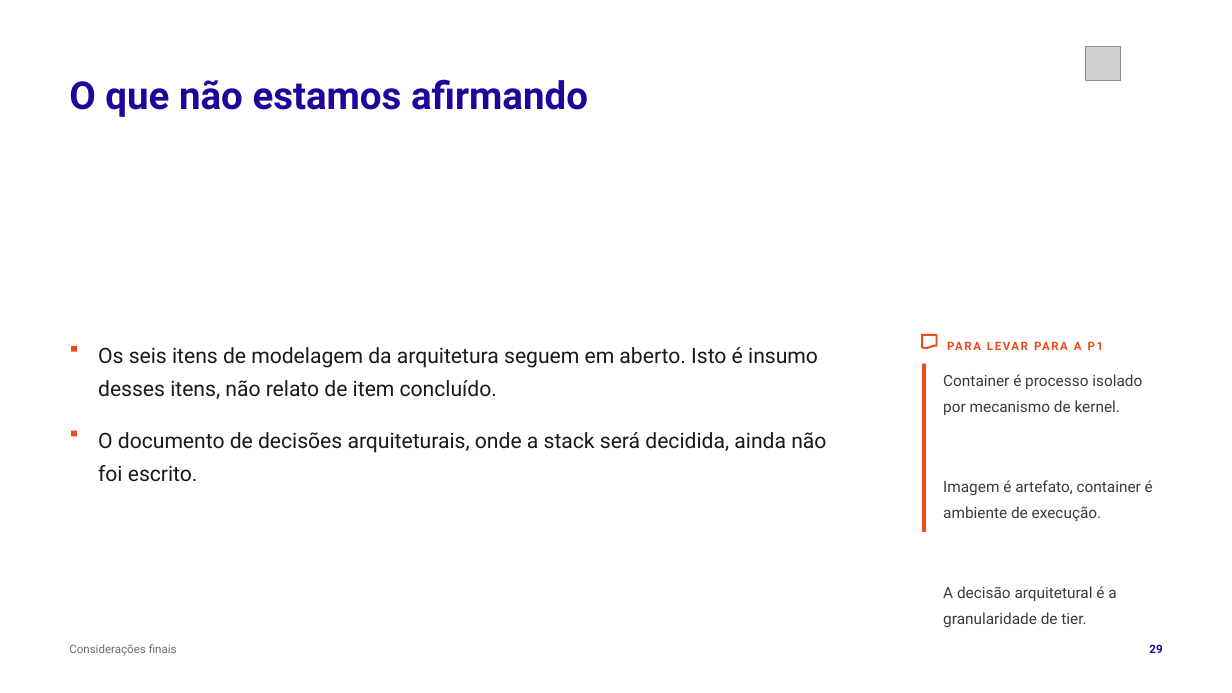
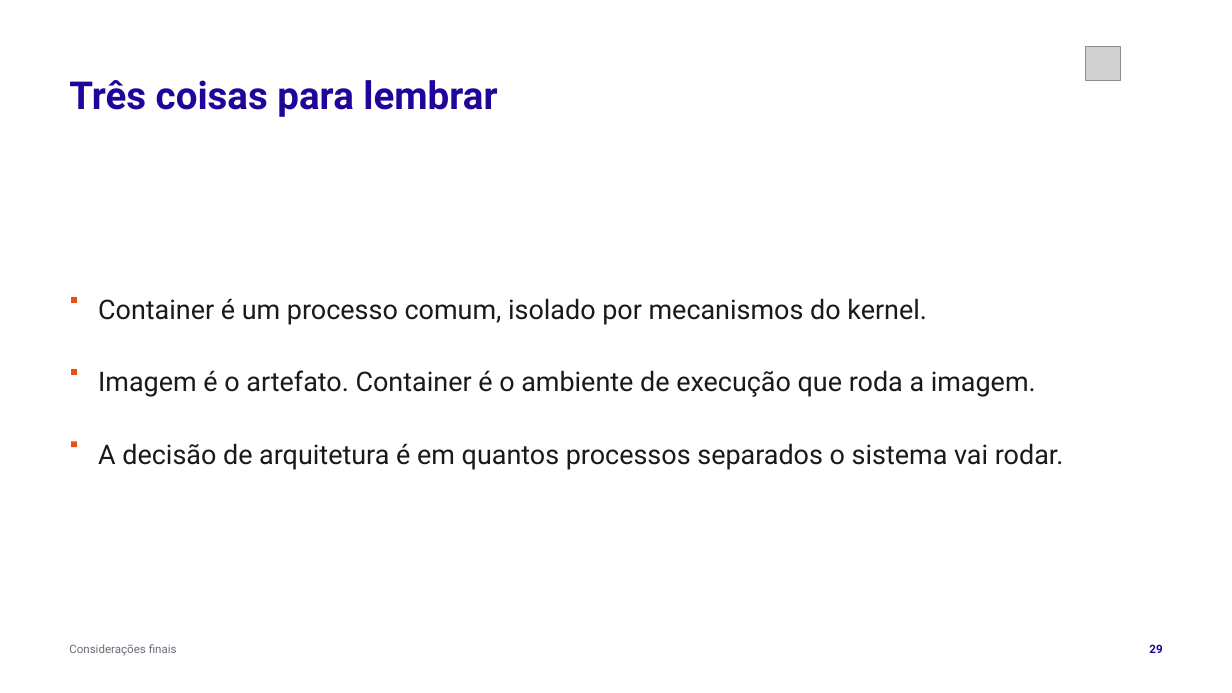
Before and after one commit to tcpassos/invite-app, a slide deck: slide 29 of trabalhos/T1-Docker-Invite-People.pptx. Drawn at 1232x693 pixels with LibreOffice and Linux fonts; fonts in the diff are those of the drawing; grey boxes stand for pictures. Boxes give left, top, right and bottom in pixels: in the first picture for what was removed or moved away, otherwise in the second. Text is boxed around its words. In the diff, an @@ line names an element or a change of style, - is before the commit and + after.

```diff
--- a/trabalhos/T1-Docker-Invite-People.pptx
+++ b/trabalhos/T1-Docker-Invite-People.pptx
@@ text at (x1=69, y1=80, x2=497, y2=117): text changed @@
-O que não estamos afirmando
+Três coisas para lembrar
@@ rectangle added at (x1=71, y1=297, x2=77, y2=302), fill #E94D1C @@
@@ text added at (x1=98, y1=298, x2=927, y2=325), 21 pt, text #1A1A1E @@
+Container é um processo comum, isolado por mecanismos do kernel.
@@ text removed at (x1=98, y1=347, x2=818, y2=399) @@
-Os seis itens de modelagem da arquitetura seguem em aberto. Isto é insumo desses itens, não relato de item concluído.
@@ flow chart document removed at (x1=922, y1=335, x2=937, y2=348) @@
@@ text removed at (x1=973, y1=341, x2=981, y2=350) @@
-PARA LEVAR PARA A P1
@@ rectangle moved from (x1=71, y1=346, x2=77, y2=351) to (x1=71, y1=370, x2=77, y2=375) @@
@@ text added at (x1=98, y1=370, x2=1036, y2=397), 21 pt, text #1A1A1E @@
+Imagem é o artefato. Container é o ambiente de execução que roda a imagem.
@@ rectangle removed at (x1=922, y1=364, x2=926, y2=532) @@
@@ text removed at (x1=943, y1=374, x2=1153, y2=627) @@
-Container é processo isolado por mecanismo de kernel.
-Imagem é artefato, container é ambiente de execução.
-A decisão arquitetural é a granularidade de tier.
@@ rectangle moved from (x1=71, y1=431, x2=77, y2=436) to (x1=71, y1=442, x2=77, y2=447) @@
@@ text removed at (x1=98, y1=432, x2=826, y2=482) @@
-O documento de decisões arquiteturais, onde a stack será decidida, ainda não foi escrito.
@@ text added at (x1=98, y1=443, x2=1064, y2=470), 21 pt, text #1A1A1E @@
+A decisão de arquitetura é em quantos processos separados o sistema vai rodar.
```
Also in this commit, not shown: 24 other slides changed, 8 other files.
